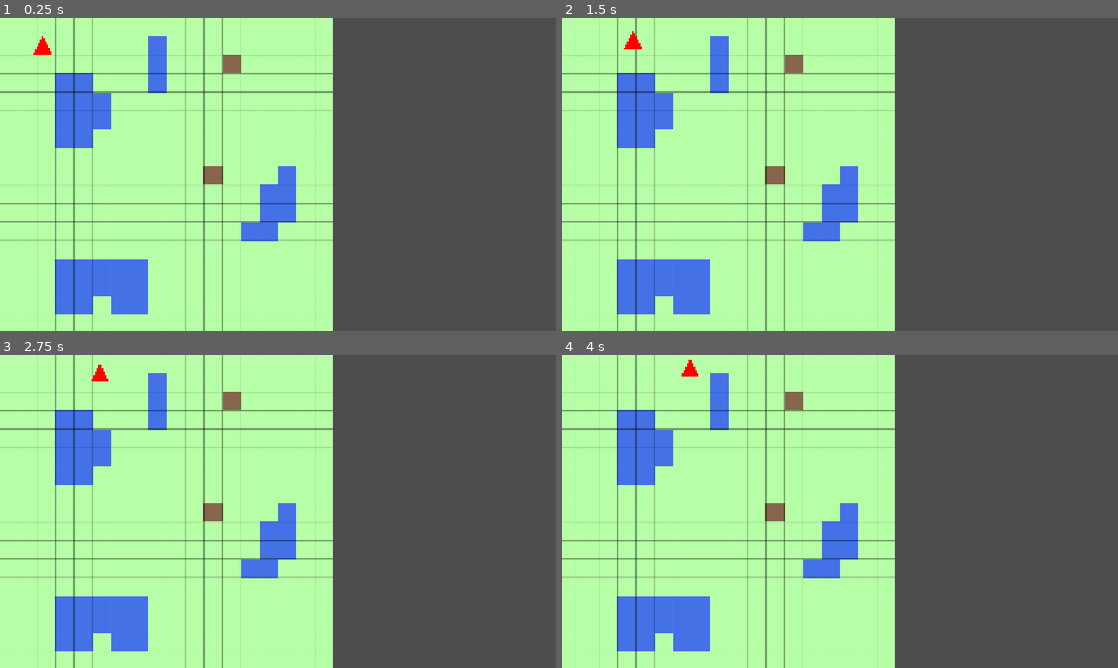
Above: before the commit, frames 1-4 (two rows, left to right).
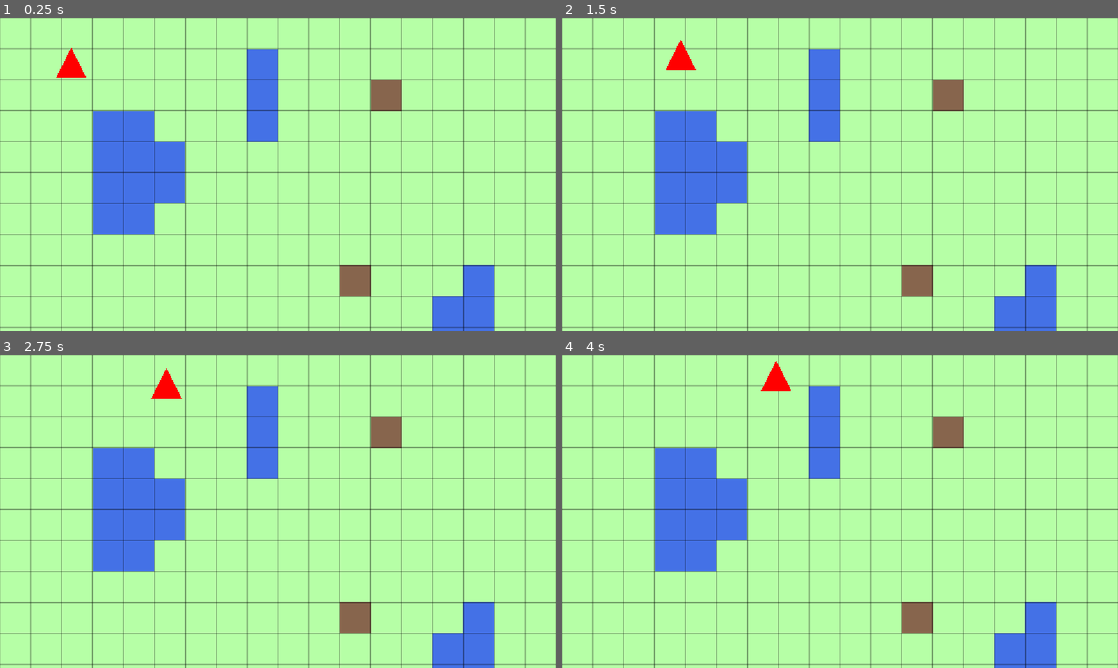
Above: after the commit, the same moments.

Repository: g-santos-m/rts-godot
Game: Godot game, scene res://scenes/main.tscn
The game is run twice, just before and just after one commit, with the same random seed, the same clock (stepped at 60 frames per second) and the same inputs.
Inputs (mouse positions are in pixels of both pictures, inside the frame that each line leads up to):
- Up to frame 1 (0.25 s): no input
- Up to frame 2 (1.5 s): tap Enter at 0.5 s; move the mouse to (962, 158) at 0.52 s; tap 1 at 0.6 s; click (962, 158) at 0.67 s; move the mouse to (728, 190) at 1.27 s; tap 2 at 1.35 s; click (728, 190) at 1.42 s
- Up to frame 3 (2.75 s): move the mouse to (333, 442) at 2.02 s; tap 3 at 2.1 s; click (333, 442) at 2.17 s
- Up to frame 4 (4 s): move the mouse to (812, 574) at 2.77 s; tap 1 at 2.85 s; click (812, 574) at 2.92 s; move the mouse to (1006, 558) at 3.52 s; tap 2 at 3.6 s; click (1006, 558) at 3.67 s

The runs differ from the first frame. In frame 1, 60% of the frame differs, in the area x 0-100%, y 0-100%; in frame 2, 60%; in frame 3, 59%; in frame 4, 60%.

Commit message:
arreglo movimiento formacion basic_unit

Diff:
--- a/rts-godot-project/project.godot
+++ b/rts-godot-project/project.godot
@@ -21,8 +21,6 @@
 
 [display]
 
-window/size/viewport_width=1920
-window/size/viewport_height=1080
 window/stretch/mode="canvas_items"
 window/stretch/aspect="expand"
 
--- a/rts-godot-project/scenes/entities/units/basic_unit.tscn
+++ b/rts-godot-project/scenes/entities/units/basic_unit.tscn
@@ -9,6 +9,7 @@
 size = Vector2(64, 64)
 
 [node name="BasicUnit" type="CharacterBody2D" unique_id=696815683 groups=["Unit"]]
+collision_mask = 0
 input_pickable = true
 script = ExtResource("1_bmxq0")
 
@@ -19,9 +20,9 @@
 texture = SubResource("PlaceholderTexture2D_k1lsw")
 
 [node name="NavigationAgent2D" type="NavigationAgent2D" parent="." unique_id=332114777]
-path_desired_distance = 1.0
-target_desired_distance = 1.0
-path_max_distance = 10.0
+path_desired_distance = 16.0
+target_desired_distance = 16.0
+path_max_distance = 32.0
 avoidance_enabled = true
 radius = 32.0
 
--- a/rts-godot-project/scenes/unit_manager.gd
+++ b/rts-godot-project/scenes/unit_manager.gd
@@ -48,12 +48,13 @@
 	var unit_count = unit_selected.size()
 
 	var formation_size = ceil(sqrt(unit_count))
+	var unit_spacing = 4
 
 	var index = 0
 	for x in range(-formation_size / 2, formation_size / 2 + 1):
 		for y in range(-formation_size / 2, formation_size / 2 + 1):
 			if index < unit_count:
-				formation.append(tile_pos + Vector2i(x, y))
+				formation.append(tile_pos + Vector2i(x, y) * unit_spacing)
 				index += 1
 			else:
 				break
@@ -64,8 +65,8 @@
 func move_to_position(layer : TileMapLayer, tile_pos):
 	var formation = get_formation(tile_pos)
 	for i in range(unit_selected.size()):
-		unit_selected[i].global_position = layer.map_to_local(formation[i])
-		#unit_selected[i].move_to( layer.map_to_local(formation[i]) )
+		#unit_selected[i].global_position = layer.map_to_local(formation[i])
+		unit_selected[i].move_to( layer.map_to_local(formation[i]) )
 
 func select_in(group):
 	for unit in get_tree().get_nodes_in_group("Unit"):
